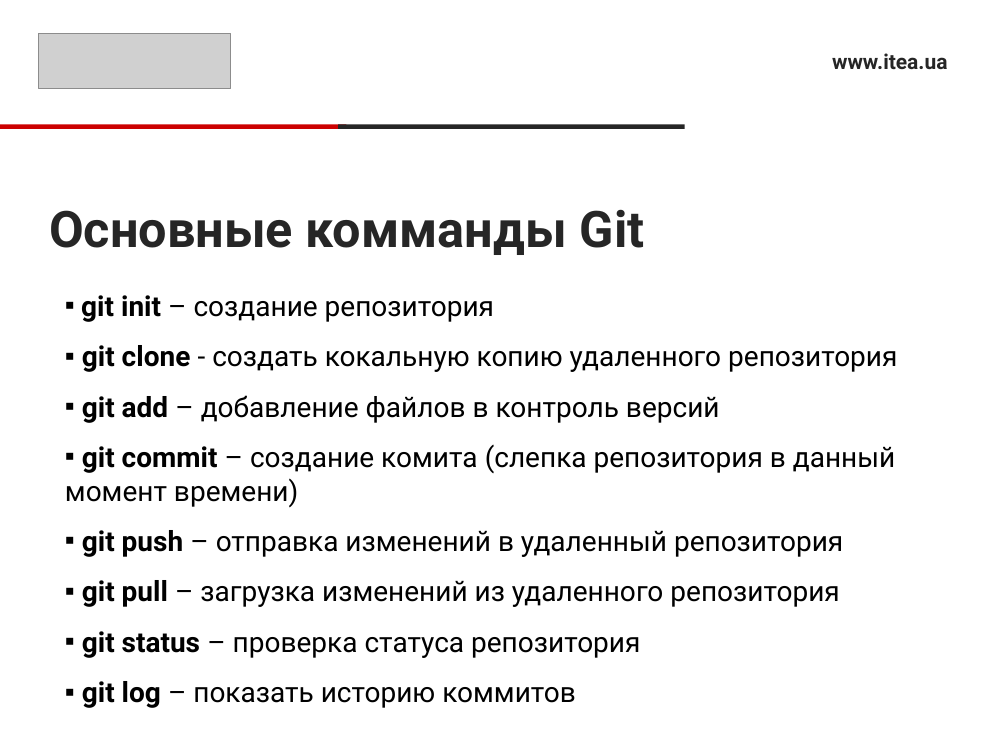
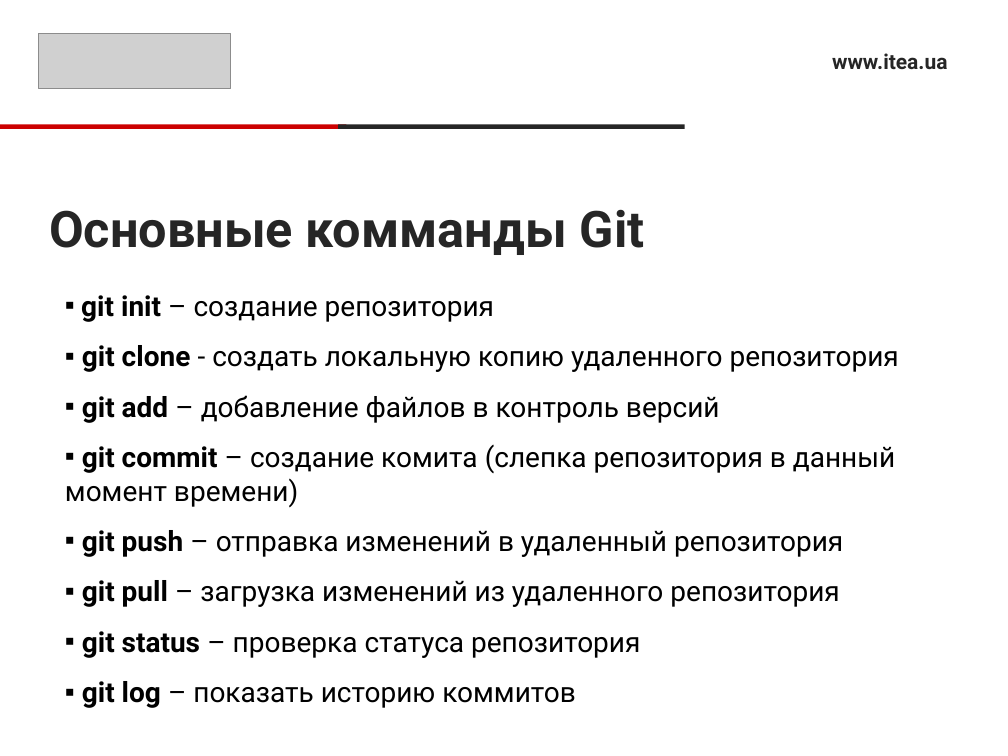
Before and after one commit to RusyaOne/CSharpAdvanced---19.01.2021, a slide deck: slide 10 of 3.VersionControl/VersionControl.pptx. Drawn at 1008x756 pixels with LibreOffice and Linux fonts; fonts in the diff are those of the drawing; grey boxes stand for pictures. Boxes give left, top, right and bottom in pixels: in the first picture for what was removed or moved away, otherwise in the second. Text is boxed around its words. In the diff, an @@ line names an element or a change of style, - is before the commit and + after.

```diff
--- a/3.VersionControl/VersionControl.pptx
+++ b/3.VersionControl/VersionControl.pptx
@@ text at (x1=82, y1=345, x2=899, y2=372): text changed @@
-▪ git clone - создать кокальную копию удаленного репозитория
+▪ git clone - создать локальную копию удаленного репозитория
```
Also in this commit, not shown: 1 other slide changed, 1 slide added.
